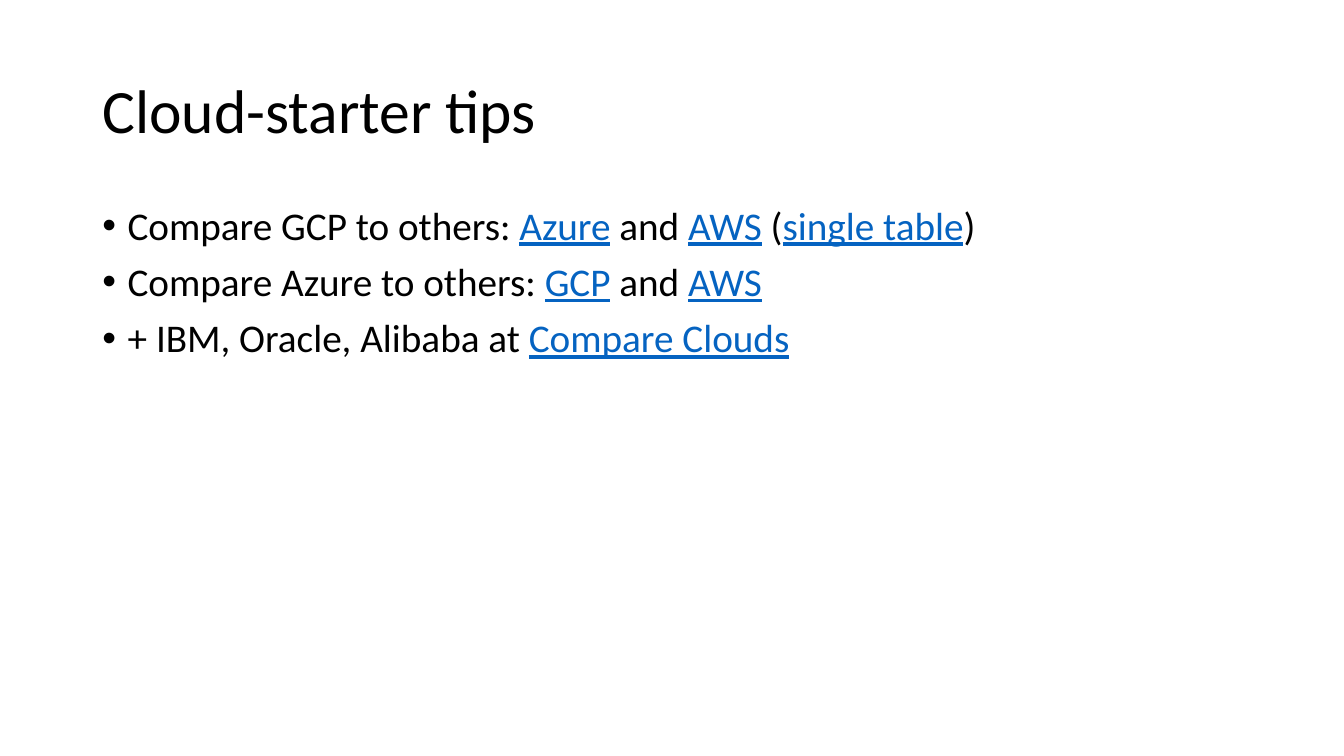
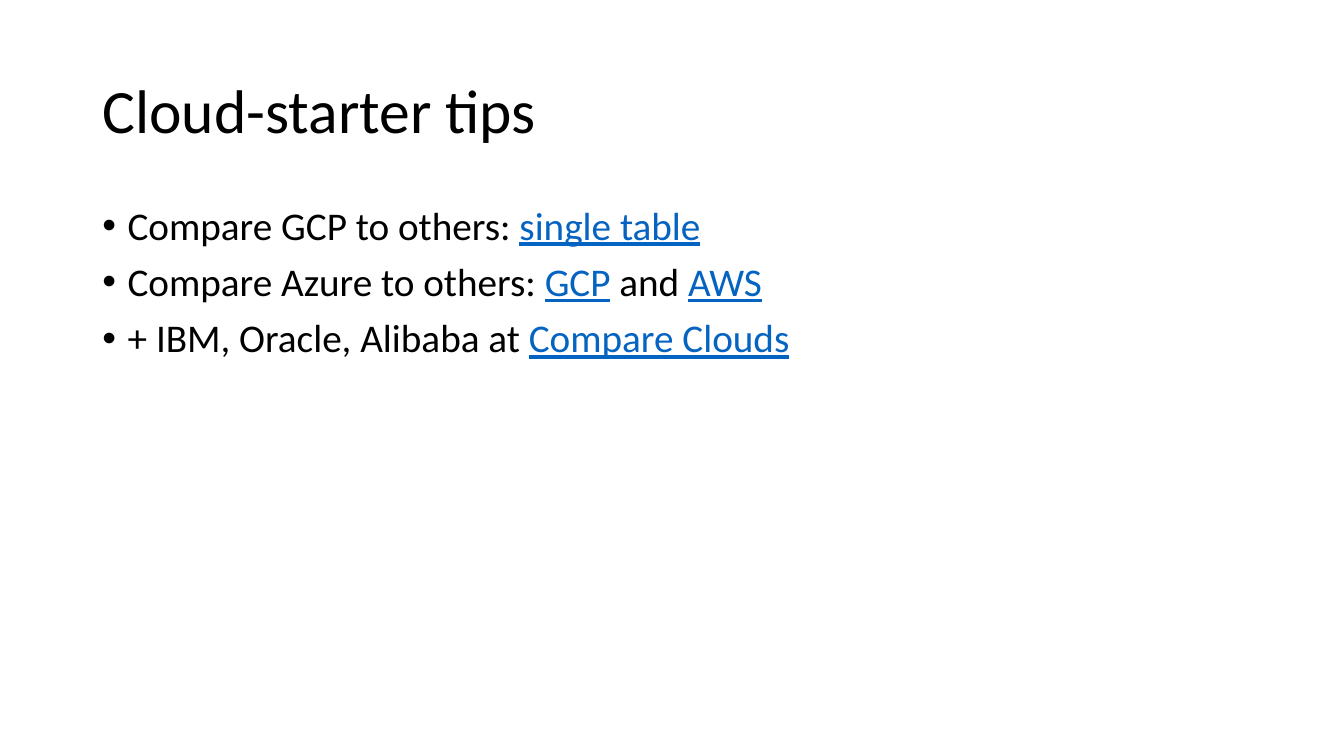
Before and after one commit to v1r7u/cloud_computing_old, a slide deck: slide 60 of presentations/02_What_is_cloud.pptx. Drawn at 1344x756 pixels with LibreOffice and Linux fonts; fonts in the diff are those of the drawing. Boxes give left, top, right and bottom in pixels: in the first picture for what was removed or moved away, otherwise in the second. Text is boxed around its words. In the diff, an @@ line names an element or a change of style, - is before the commit and + after.

```diff
--- a/presentations/02_What_is_cloud.pptx
+++ b/presentations/02_What_is_cloud.pptx
@@ text at [128,212,700,247]: text changed @@
-• Compare GCP to others: Azure and AWS (single table)
+• Compare GCP to others: single table
```
Also in this commit, not shown: 2 other slides changed, 3 other files.
